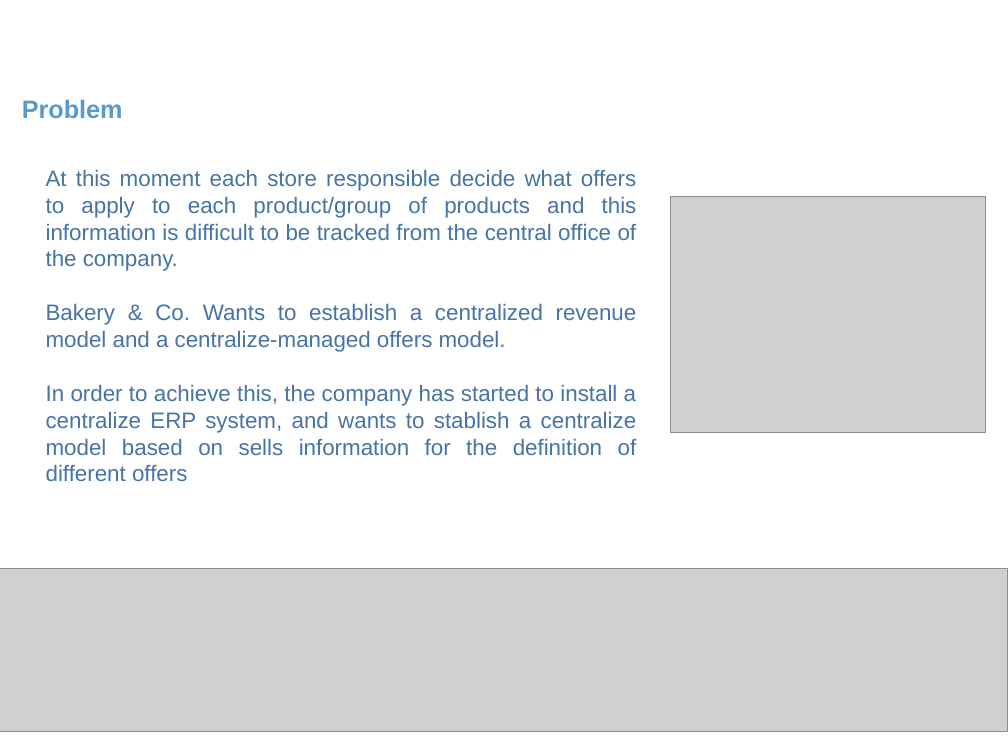
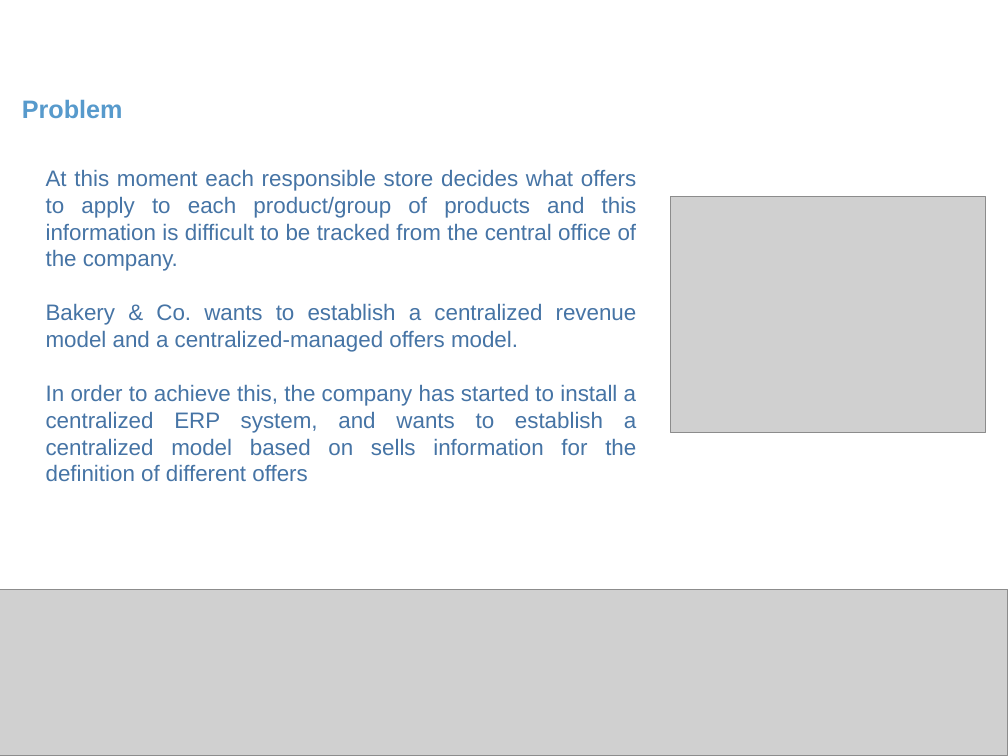
Before and after one commit to DanielMCM/Bakery-Co, a slide deck: slide 5 of 00 Deliverables/Proposal_v2.ppt. Drawn at 1008x756 pixels with LibreOffice and Linux fonts; fonts in the diff are those of the drawing; grey boxes stand for pictures; background and template pictures are left out. Boxes give left, top, right and bottom in pixels: in the first picture for what was removed or moved away, otherwise in the second. Text is boxed around its words. In the diff, an @@ line names an element or a change of style, - is before the commit and + after.

Commit message:
Update doc and ppt. Review and grammar mispellings. Minor fix in history_server reference.

```diff
--- a/00 Deliverables/Proposal_v2.ppt
+++ b/00 Deliverables/Proposal_v2.ppt
@@ text at box(46, 169, 637, 481): text changed @@
-At this moment each store responsible decide what offers to apply to each product/group of products and this information is difficult to be tracked from the central office of the company.
-Bakery & Co. Wants to establish a centralized revenue model and a centralize-managed offers model.
-In order to achieve this, the company has started to install a centralize ERP system, and wants to stablish a centralize model based on sells information for the definition of different offers
+At this moment each responsible store decides what offers to apply to each product/group of products and this information is difficult to be tracked from the central office of the company.
+Bakery & Co. wants to establish a centralized revenue model and a centralized-managed offers model.
+In order to achieve this, the company has started to install a centralized ERP system, and wants to establish a centralized model based on sells information for the definition of different offers
@@ picture: place and size @@
-picture at box(0, 569, 1008, 731)
+picture at box(0, 590, 1008, 756)
```
Also in this commit, not shown: 14 other slides changed, 2 other files.
